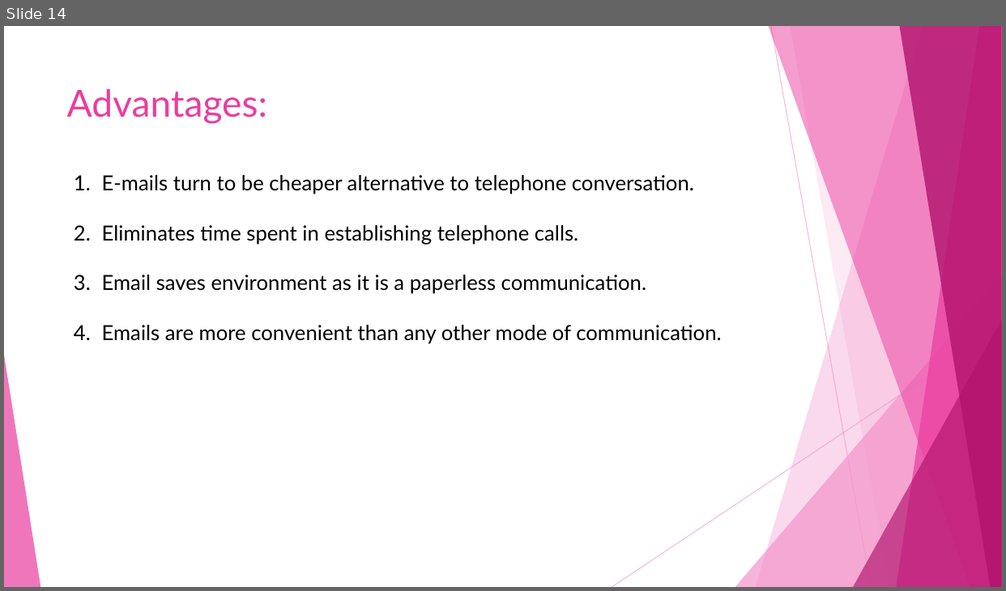
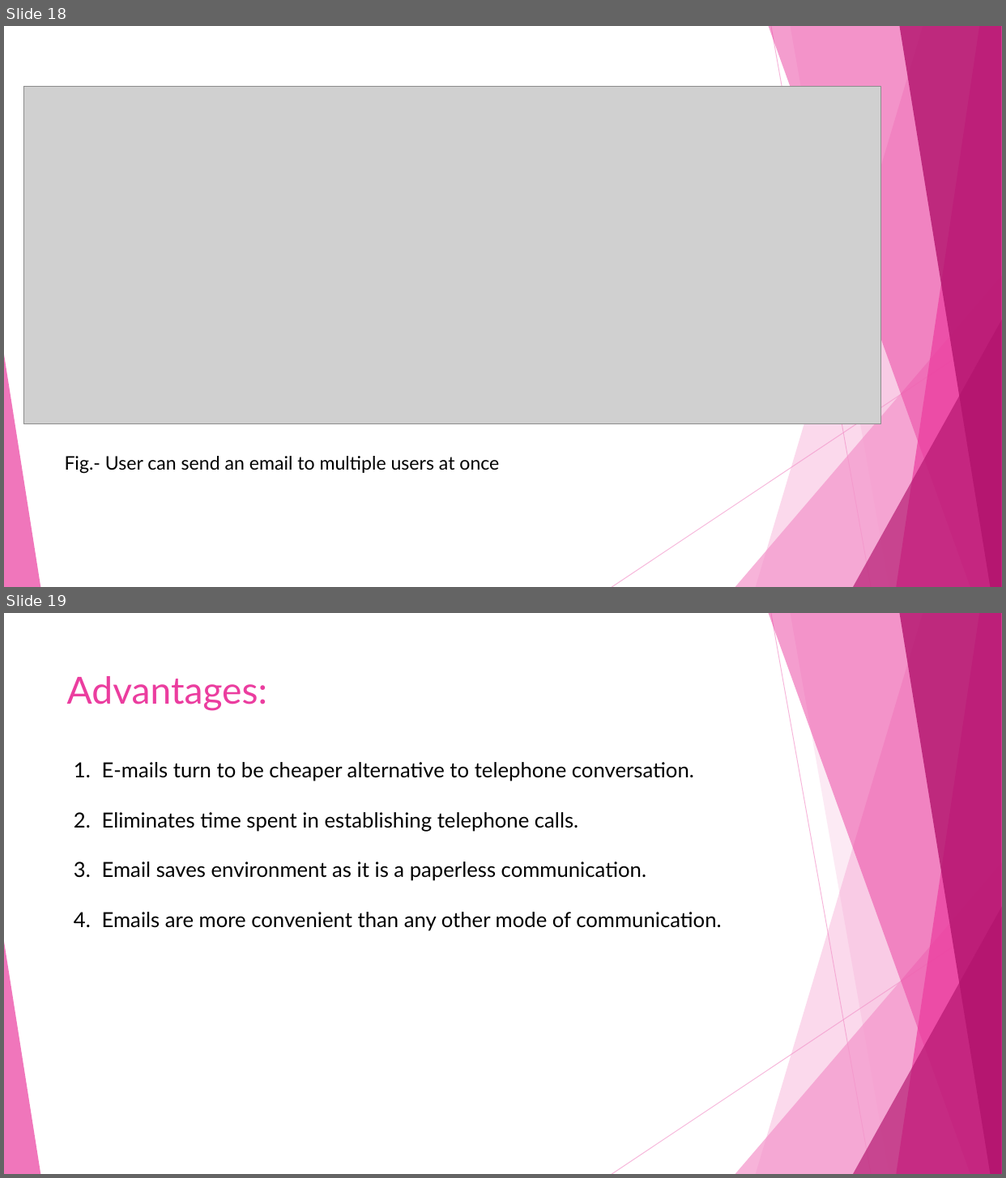
Before and after one commit to nikitamehtre/Email-Management-System-SpringBoot, a slide deck: Email Management System SpringBoot.pptx. Shown one above the other, each under a label of ours: slide 14 before the commit, slides 18 and 19 after it. The pictures are 1006x591 and 1006x1178 pixels, drawn with LibreOffice and Linux fonts; fonts in the diff are those of the drawing; grey boxes stand for pictures. Boxes give left, top, right and bottom in pixels: in the first picture for what was removed or moved away, otherwise in the second. Text is boxed around its words. In the diff, an @@ line names an element or a change of style, - is before the commit and + after.

```diff
--- a/Email Management System SpringBoot.pptx
+++ b/Email Management System SpringBoot.pptx
@@ slide 18 added at bbox=[4, 26, 1002, 587], background #FFFFFF; not listed: 10 template elements that a slide beside it also shows @@
@@ picture added at bbox=[24, 86, 881, 424] @@
@@ text added at bbox=[65, 456, 499, 474], 18 pt, text #000000 @@
+Fig.- User can send an email to multiple users at once
@@ what was slide 14 is now slide 19 @@
```
Also in this commit, not shown: 1 slide changed, 4 other slides added.
